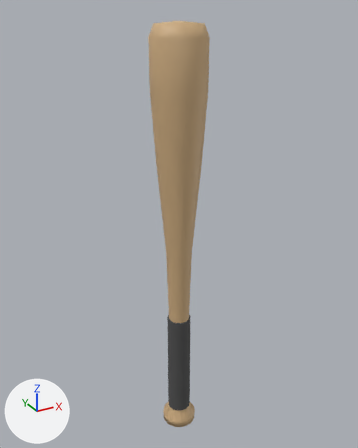
An edit to the Blender file art/models/StarterWeapon/StarterWeapon.blend, drawn before and after from the same camera.
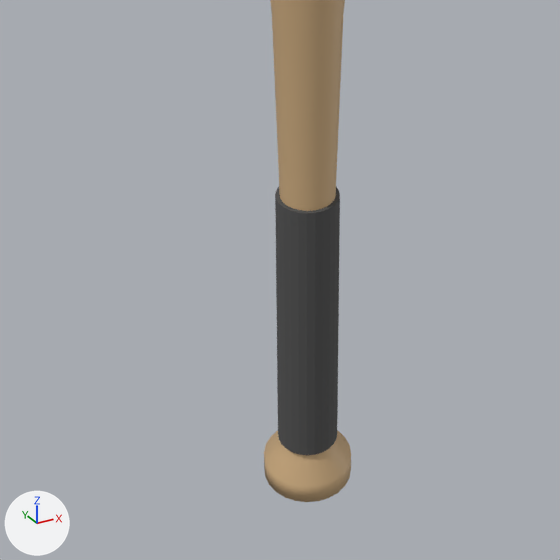
Old and new are each drawn whole from a 50 mm camera at (-2.01, -3.65, 4.12) aimed at (0.05, 0.09, 2.25) and again close up on the part from 19% to 75% of the width and 55% to 100% of the height. The axes (+X, +Y, +Z) are drawn at lower left. The lights are the same throughout. The older version's two pictures come first.

In view in the first close-up: 'Grip', 'StarterWeapon'.
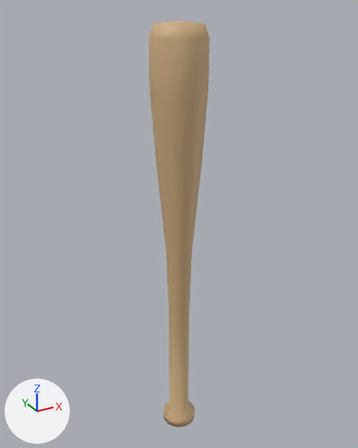
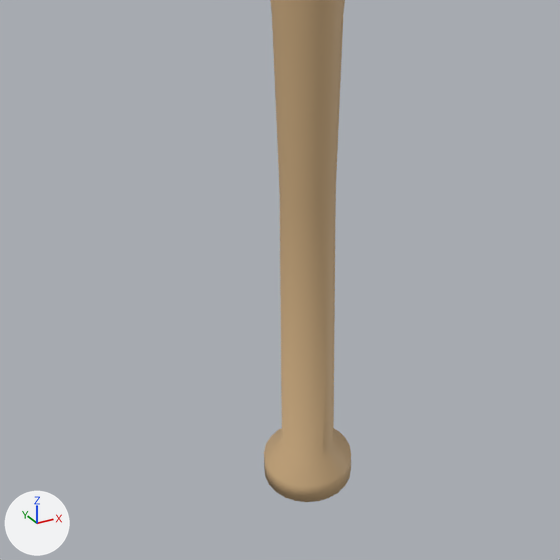
Commit message: phase 1: StarterWeapon - remove grip tape

Location of each change, [x1, y1, x2, y2] in pixels of the close-ups (560 x 560 px):
'Grip', deleted: before [275, 187, 340, 455]

The edits, one by one:
Object 'Grip' (ob_grip) is deleted.
